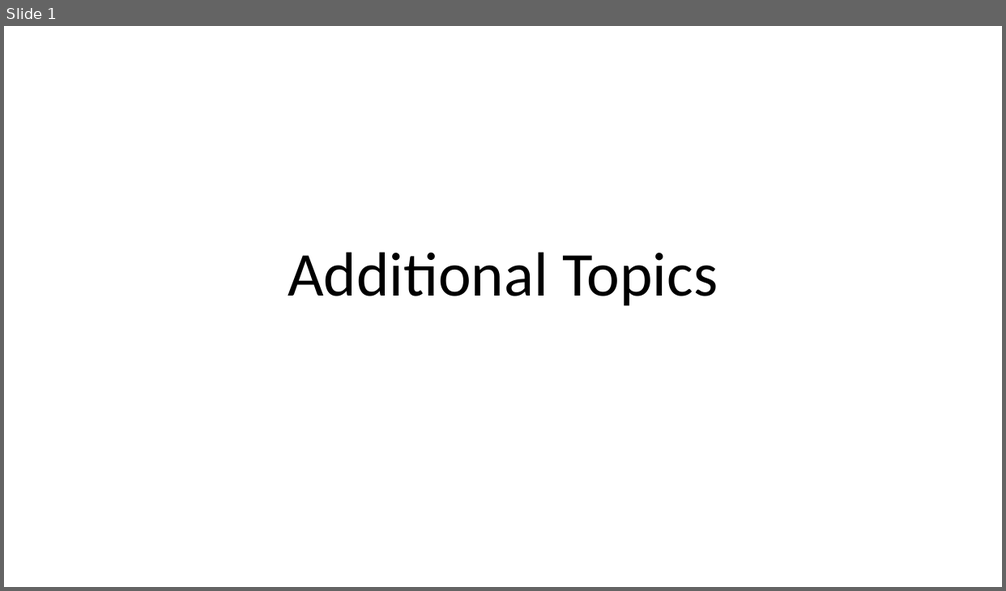
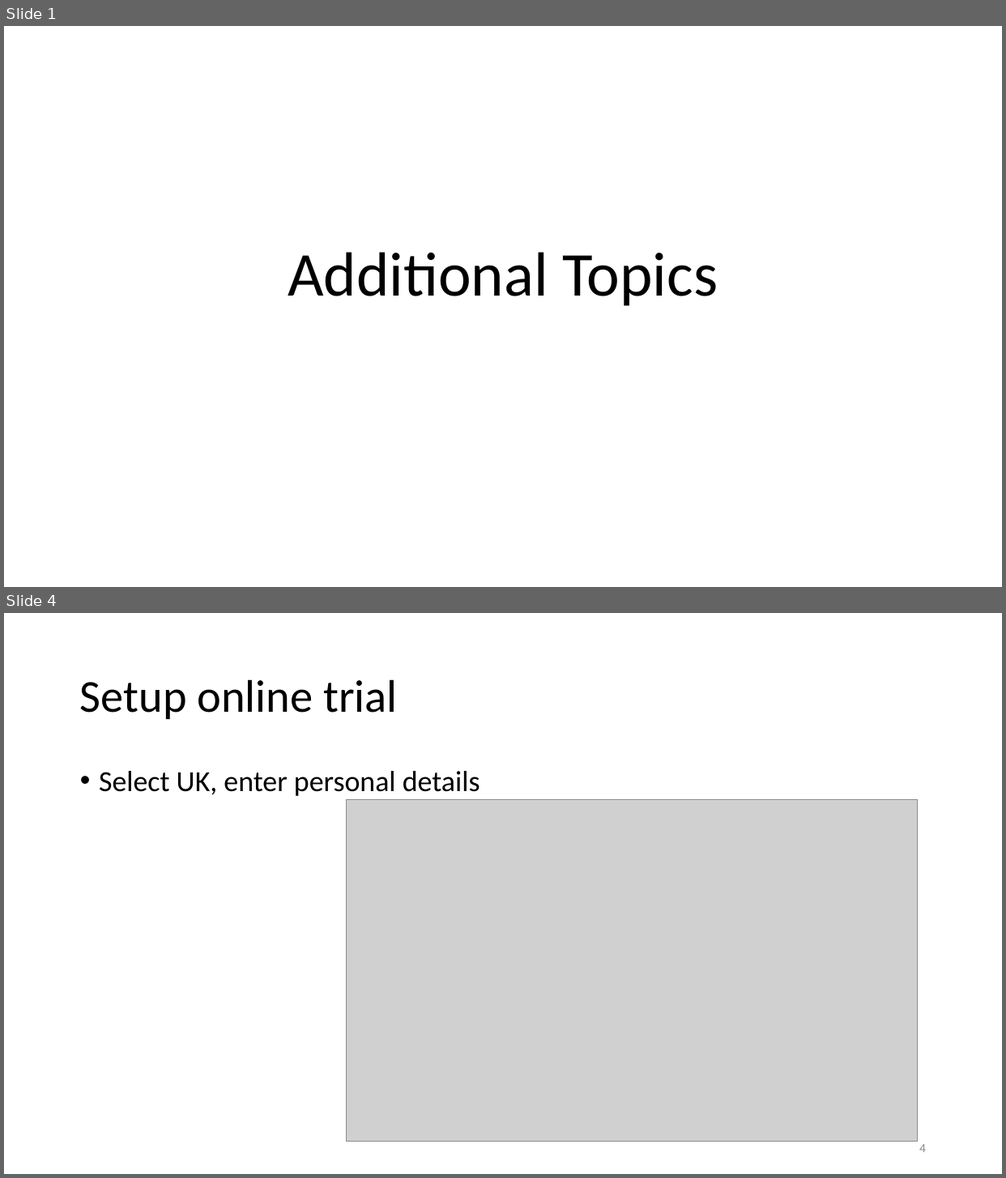
Before and after one commit to rogerhillgsy/CRMTraining, a slide deck: Documents/Additional Topics.pptx. Shown one above the other, each under a label of ours: slide 1 before the commit, slides 1 and 4 after it; the slides between them are not shown. The pictures are 1006x591 and 1006x1178 pixels, drawn with LibreOffice and Linux fonts; fonts in the diff are those of the drawing; grey boxes stand for pictures. Boxes give left, top, right and bottom in pixels: in the first picture for what was removed or moved away, otherwise in the second. Text is boxed around its words. In the diff, an @@ line names an element or a change of style, - is before the commit and + after.

Commit message:
WIP on review of slides and updating additional topics with step to set up afree online trial.

```diff
--- a/Documents/Additional Topics.pptx
+++ b/Documents/Additional Topics.pptx
@@ slide 4 added at [4, 613, 1002, 1174], background #FFFFFF @@
@@ title added at [80, 679, 397, 719], 44 pt, text #000000 @@
+Setup online trial
@@ text added at [99, 771, 480, 796], 28 pt, text #000000 @@
+• Select UK, enter personal details
@@ picture added at [346, 799, 918, 1142] @@
@@ page number added at [919, 1144, 926, 1152], 12 pt, text #8C8C8C @@
+4
```
Also in this commit, not shown: 6 slides changed, 4 other slides added, 1 other file.
